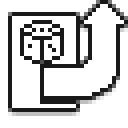
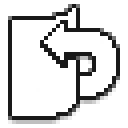
Two versions of the same layered image (128x128). Layer-by-layer changes:
showed "Layer 56", painted on it over box(12, 8, 116, 116)
hid "Layer 58" over box(12, 4, 124, 108)
